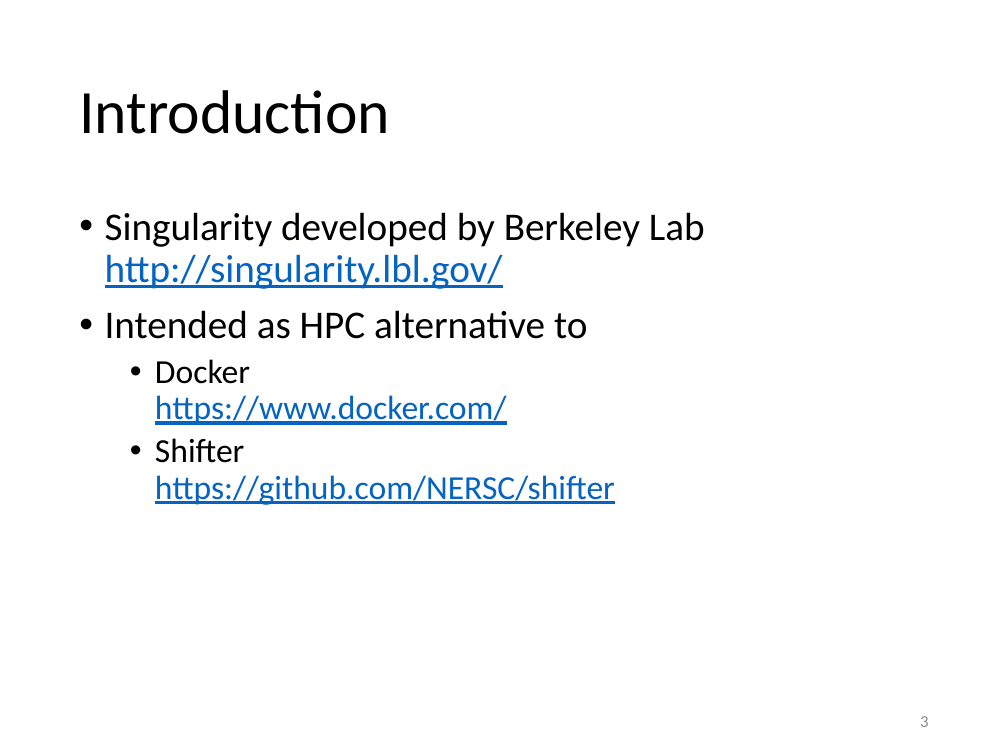
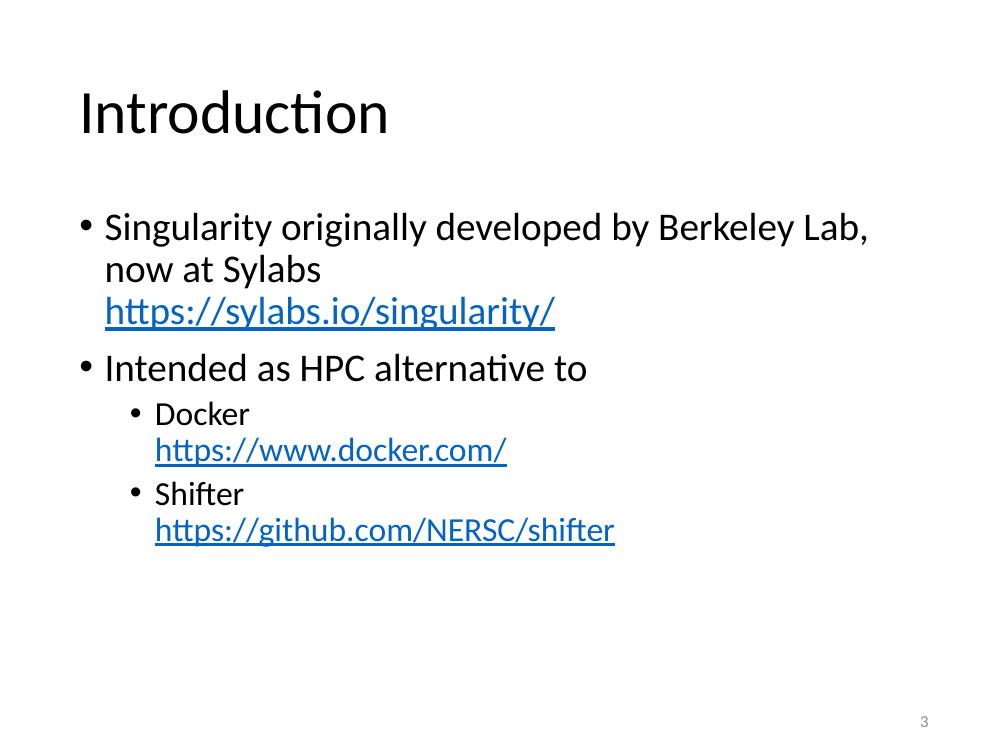
Before and after one commit to gjbex/Containers-for-HPC, a slide deck: slide 3 of singularity.pptx. Drawn at 1008x756 pixels with LibreOffice and Linux fonts; fonts in the diff are those of the drawing. Boxes give left, top, right and bottom in pixels: in the first picture for what was removed or moved away, otherwise in the second. Text is boxed around its words. In the diff, an @@ line names an element or a change of style, - is before the commit and + after.

Commit message:
Update link to Singularity web site

```diff
--- a/singularity.pptx
+++ b/singularity.pptx
@@ text at <box>105,212,869,331</box>: text changed @@
-• Singularity developed by Berkeley Lab
-  http://singularity.lbl.gov/
+• Singularity originally developed by Berkeley Lab, now at Sylabs
+  https://sylabs.io/singularity/
```
